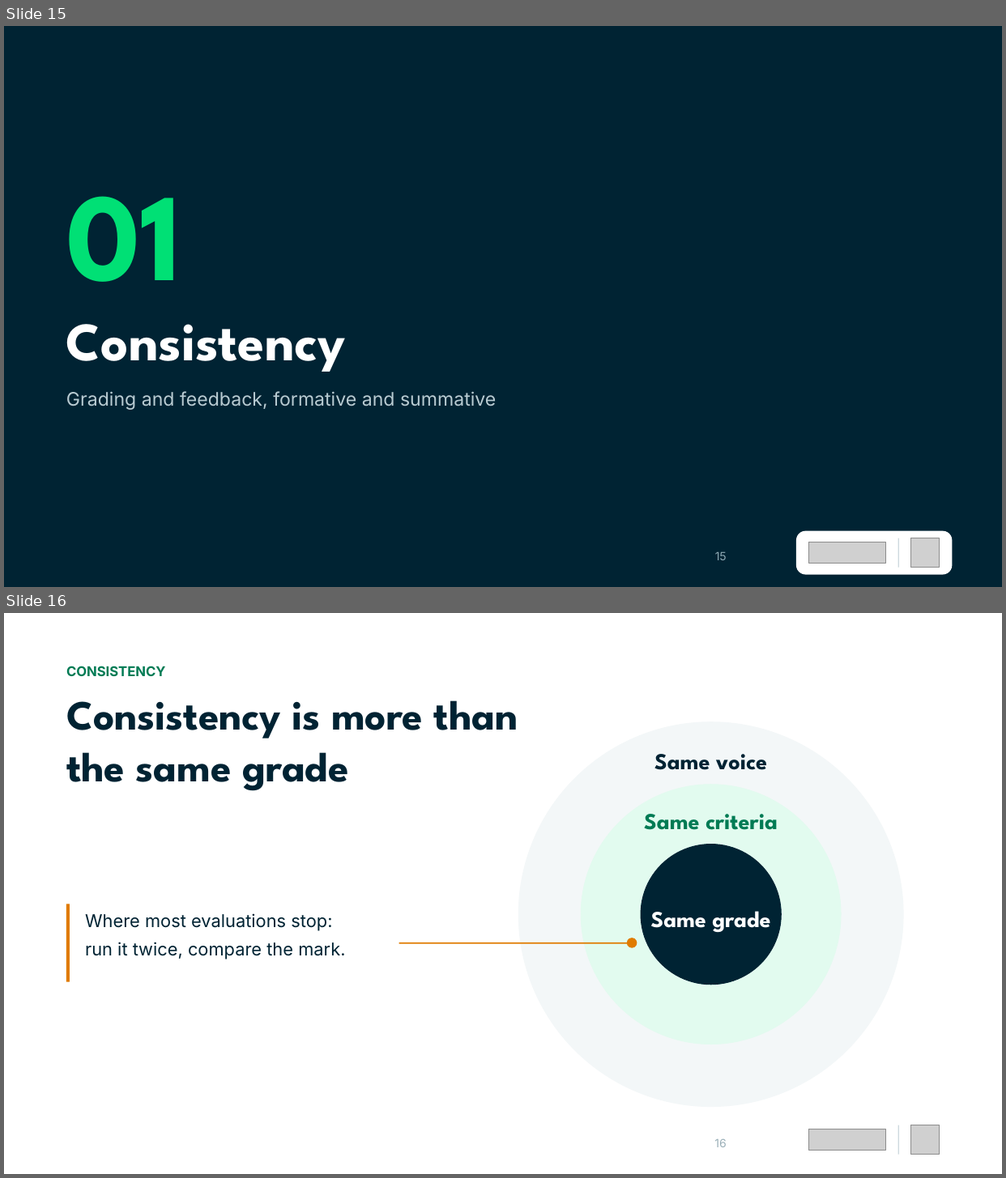
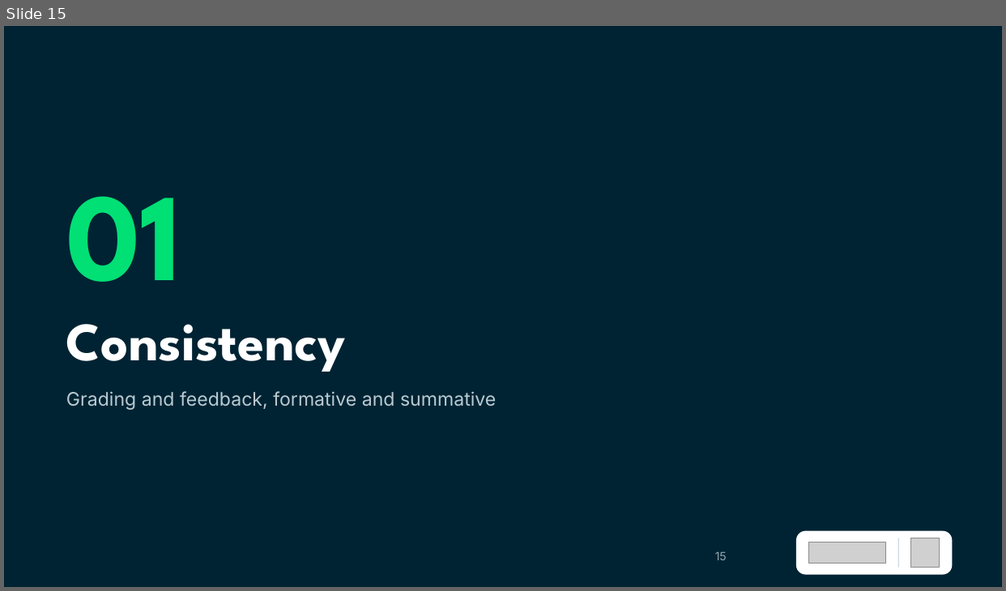
Before and after one commit to Dante-Eduface/Claude, a slide deck: GTM/Event manager/jisc-webinar/deck/jisc-webinar-bewerkbaar.pptx. Shown one above the other, each under a label of ours: slides 15 and 16 before the commit, slide 15 after it. The pictures are 1006x1178 and 1006x591 pixels, drawn with LibreOffice and Linux fonts; fonts in the diff are those of the drawing; grey boxes stand for pictures. Boxes give left, top, right and bottom in pixels: in the first picture for what was removed or moved away, otherwise in the second. Text is boxed around its words. In the diff, an @@ line names an element or a change of style, - is before the commit and + after.

```diff
--- a/GTM/Event manager/jisc-webinar/deck/jisc-webinar-bewerkbaar.pptx
+++ b/GTM/Event manager/jisc-webinar/deck/jisc-webinar-bewerkbaar.pptx
@@ slide 16 removed at (x1=4, y1=613, x2=1002, y2=1174), background #FFFFFF @@
@@ text removed at (x1=66, y1=666, x2=166, y2=676) @@
-CONSISTENCY
@@ text removed at (x1=66, y1=700, x2=518, y2=791) @@
-Consistency is more than
-the same grade
@@ ellipse removed at (x1=519, y1=722, x2=904, y2=1107) @@
@@ text removed at (x1=654, y1=754, x2=767, y2=770) @@
-Same voice
@@ ellipse removed at (x1=582, y1=785, x2=841, y2=1044) @@
@@ text removed at (x1=644, y1=814, x2=778, y2=830) @@
-Same criteria
@@ ellipse removed at (x1=641, y1=845, x2=782, y2=985) @@
@@ rectangle removed at (x1=66, y1=905, x2=69, y2=982) @@
@@ text removed at (x1=85, y1=914, x2=345, y2=960) @@
-Where most evaluations stop:
-run it twice, compare the mark.
@@ text removed at (x1=651, y1=911, x2=770, y2=933) @@
-Same grade
@@ rectangle removed at (x1=399, y1=943, x2=631, y2=944) @@
@@ ellipse removed at (x1=628, y1=939, x2=637, y2=948) @@
@@ text removed at (x1=714, y1=1139, x2=726, y2=1148) @@
-16
@@ picture removed at (x1=809, y1=1130, x2=886, y2=1151) @@
@@ rectangle removed at (x1=898, y1=1126, x2=899, y2=1155) @@
@@ picture removed at (x1=910, y1=1126, x2=940, y2=1155) @@
```
Also in this commit, not shown: 14 slides changed, 4 slides added, 4 other slides removed, 32 other files.
